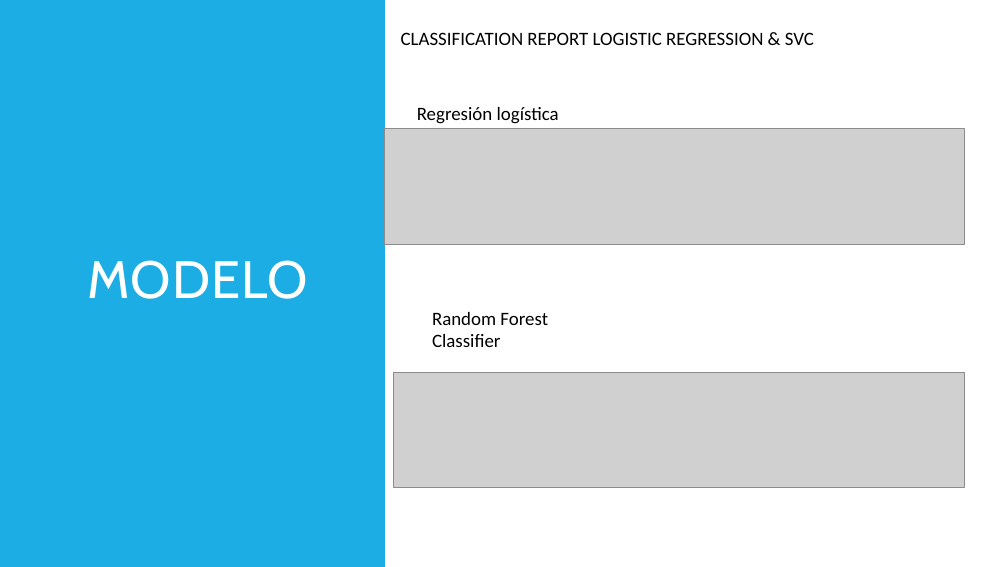
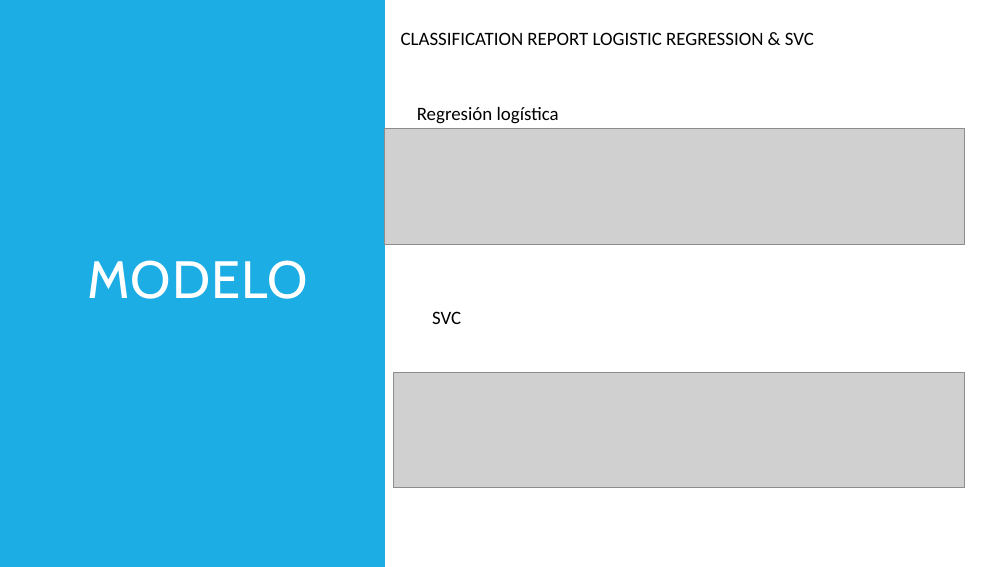
Before and after one commit to miguelrdgzb/elmundo, a slide deck: slide 20 of output/presentacion_elmundo.pptx. Drawn at 1008x567 pixels with LibreOffice and Linux fonts; fonts in the diff are those of the drawing; grey boxes stand for pictures. Boxes give left, top, right and bottom in pixels: in the first picture for what was removed or moved away, otherwise in the second. Text is boxed around its words. In the diff, an @@ line names an element or a change of style, - is before the commit and + after.

```diff
--- a/output/presentacion_elmundo.pptx
+++ b/output/presentacion_elmundo.pptx
@@ text at (432,311,461,324): text changed @@
-Random Forest Classifier
+SVC
```
Also in this commit, not shown: 1 other slide changed, 1 slide removed, 5 other files.
